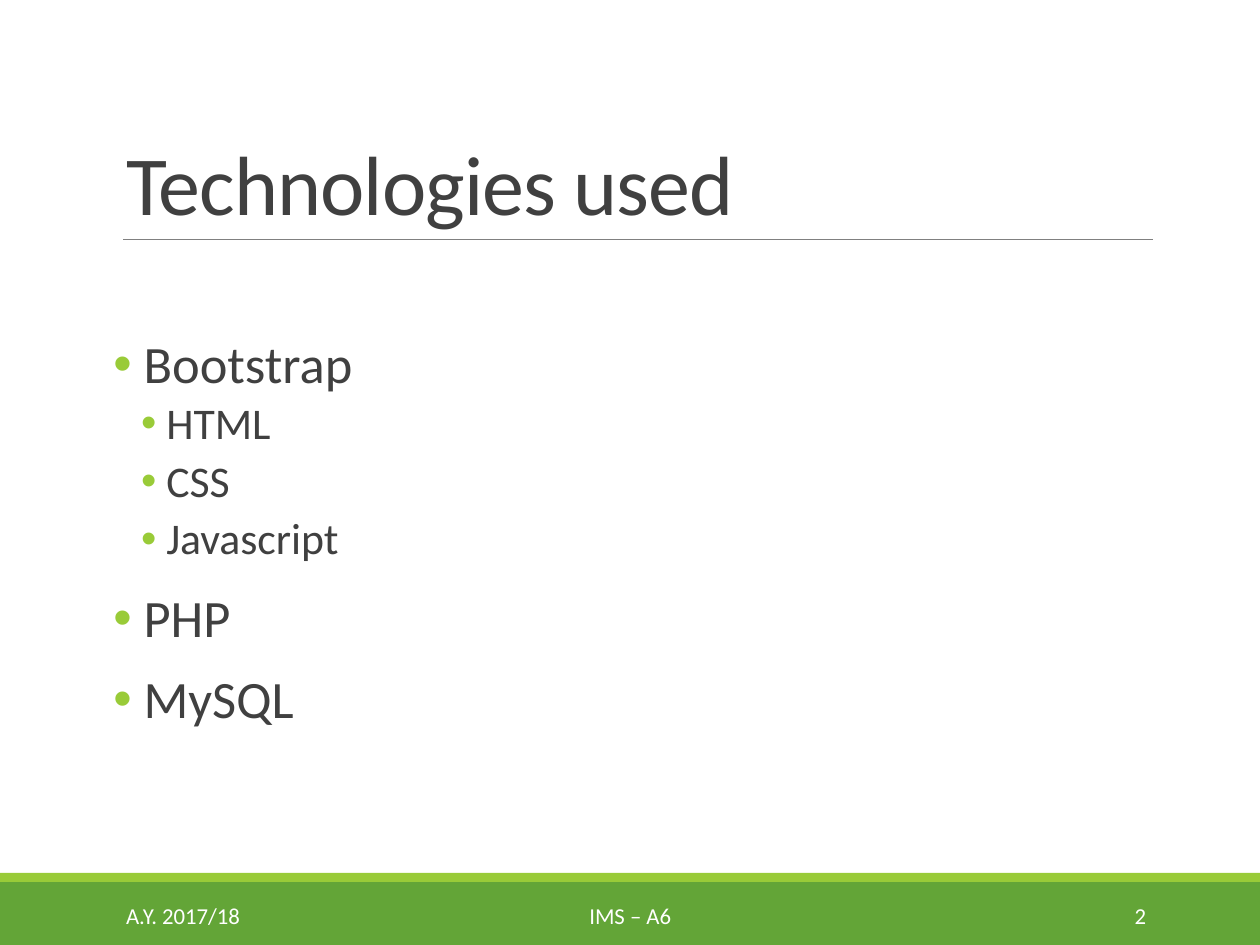
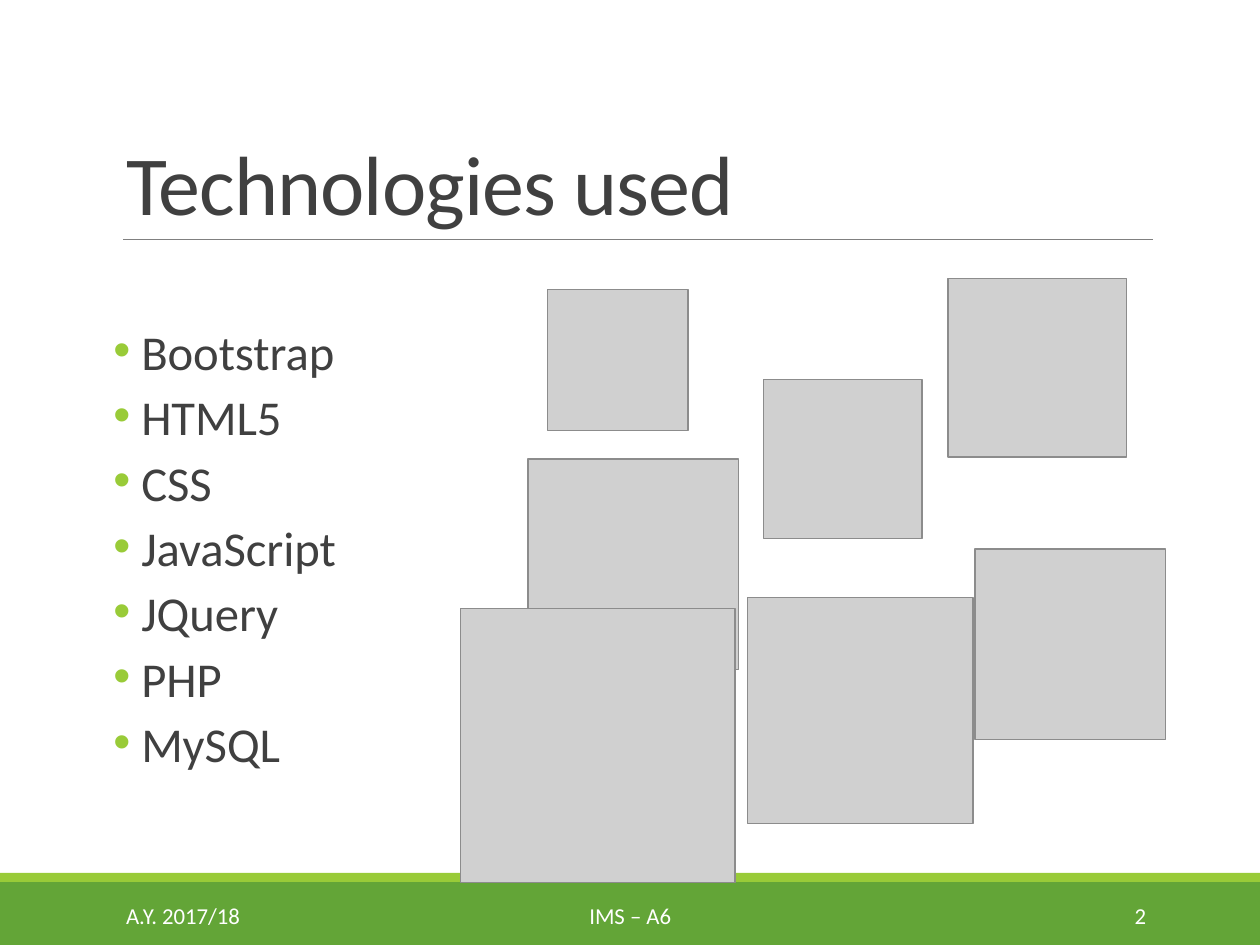
Before and after one commit to egcmi/IMS_project, a slide deck: slide 2 of Presentations/3. Final presentation/IMS_A_6_Final_Presentation.pptx. Drawn at 1260x945 pixels with LibreOffice and Linux fonts; fonts in the diff are those of the drawing; grey boxes stand for pictures. Boxes give left, top, right and bottom in pixels: in the first picture for what was removed or moved away, otherwise in the second. Text is boxed around its words. In the diff, an @@ line names an element or a change of style, - is before the commit and + after.

Commit message:
Final presentation

```diff
--- a/Presentations/3. Final presentation/IMS_A_6_Final_Presentation.pptx
+++ b/Presentations/3. Final presentation/IMS_A_6_Final_Presentation.pptx
@@ picture added at bbox=[547, 290, 688, 431] @@
@@ picture added at bbox=[949, 278, 1128, 457] @@
@@ text at bbox=[141, 338, 334, 770]: size 30 to 27.8 pt in "Bootstrap", "PHP", "MySQL"; size 25 to 27.8 pt in "CSS"; line spacing 0.9 to 0.7; list level 2 to 1 in "CSS" @@
@@ picture added at bbox=[764, 379, 922, 538] @@
@@ text at bbox=[141, 403, 281, 436]: text changed; size 25 to 27.8 pt @@
-  • HTML
+• HTML5
@@ picture added at bbox=[528, 459, 738, 669] @@
@@ text at bbox=[141, 532, 336, 639]: text changed; size 25 to 27.8 pt @@
-  • Javascript
+• JavaScript
+• JQuery
@@ picture added at bbox=[975, 549, 1166, 740] @@
@@ picture added at bbox=[747, 597, 973, 823] @@
@@ picture added at bbox=[461, 609, 736, 883] @@
```
Also in this commit, not shown: 1 other slide changed, 1 slide added, 1 slide removed, 8 other files.
